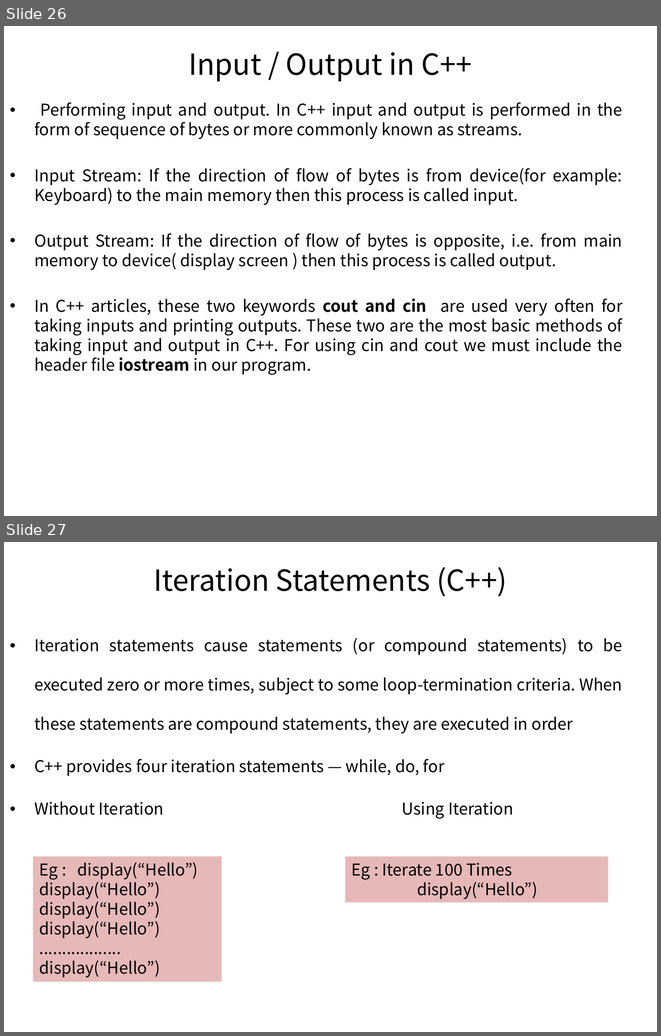
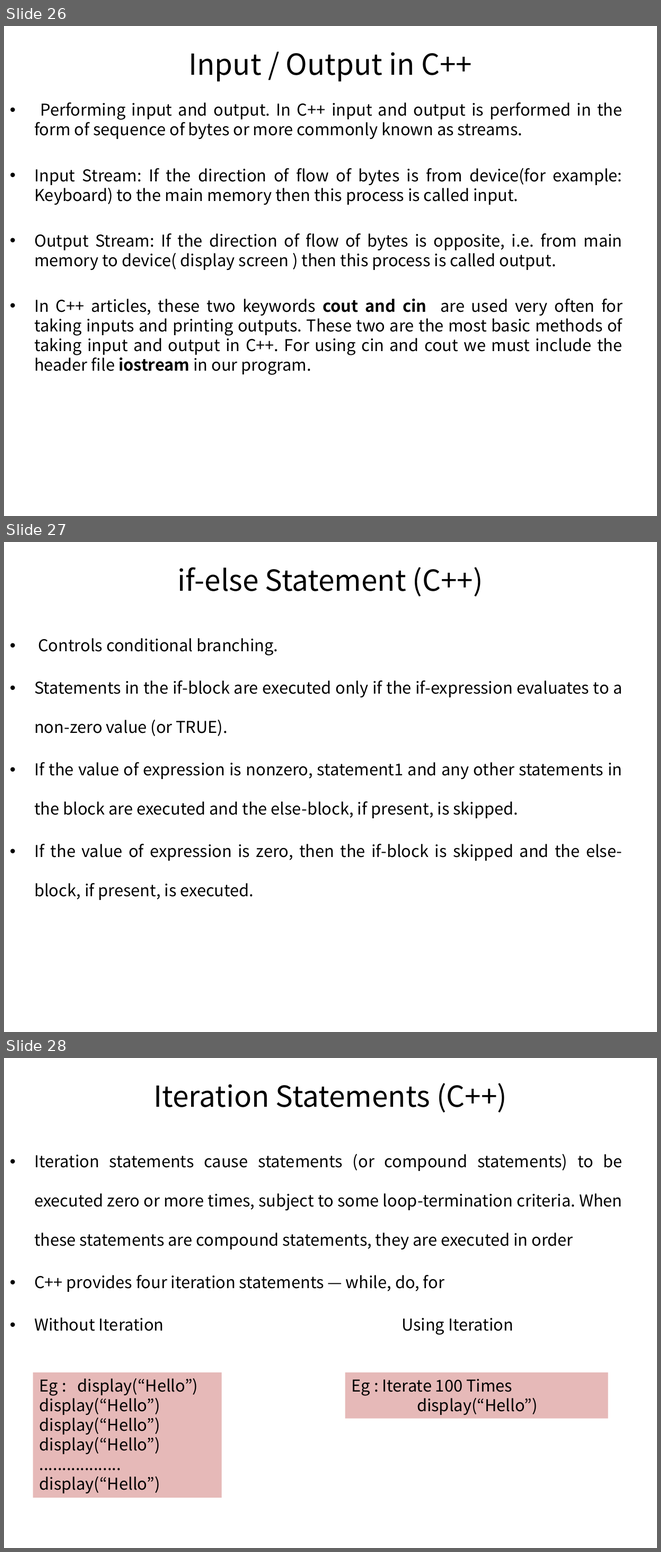
Before and after one commit to pankajfri/Training-Materials, a slide deck: Objected Oriented Programming Concepts Using C++ & Data Structures/Session-1.pptx. Shown one above the other, each under a label of ours: slides 26 and 27 before the commit, slides 26, 27 and 28 after it. The pictures are 661x1036 and 661x1552 pixels, drawn with LibreOffice and Linux fonts; fonts in the diff are those of the drawing. Boxes give left, top, right and bottom in pixels: in the first picture for what was removed or moved away, otherwise in the second. Text is boxed around its words. In the diff, an @@ line names an element or a change of style, - is before the commit and + after.

```diff
--- a/Objected Oriented Programming Concepts Using C++ & Data Structures/Session-1.pptx
+++ b/Objected Oriented Programming Concepts Using C++ & Data Structures/Session-1.pptx
@@ slide 27 added at (x1=4, y1=542, x2=657, y2=1032), background #FFFFFF @@
@@ title added at (x1=178, y1=567, x2=483, y2=597), 32 pt, text #000000 @@
+if-else Statement (C++)
@@ text added at (x1=34, y1=638, x2=622, y2=900), 18 pt, text #000000 @@
+• Controls conditional branching.
+• Statements in the if-block are executed only if the if-expression evaluates to a non-zero value (or TRUE).
+• If the value of expression is nonzero, statement1 and any other statements in the block are executed and the else-block, if present, is skipped.
+• If the value of expression is zero, then the if-block is skipped and the else-block, if present, is executed.
@@ what was slide 27 is now slide 28 @@
```
Also in this commit, not shown: 1 slide changed, 7 other files.
